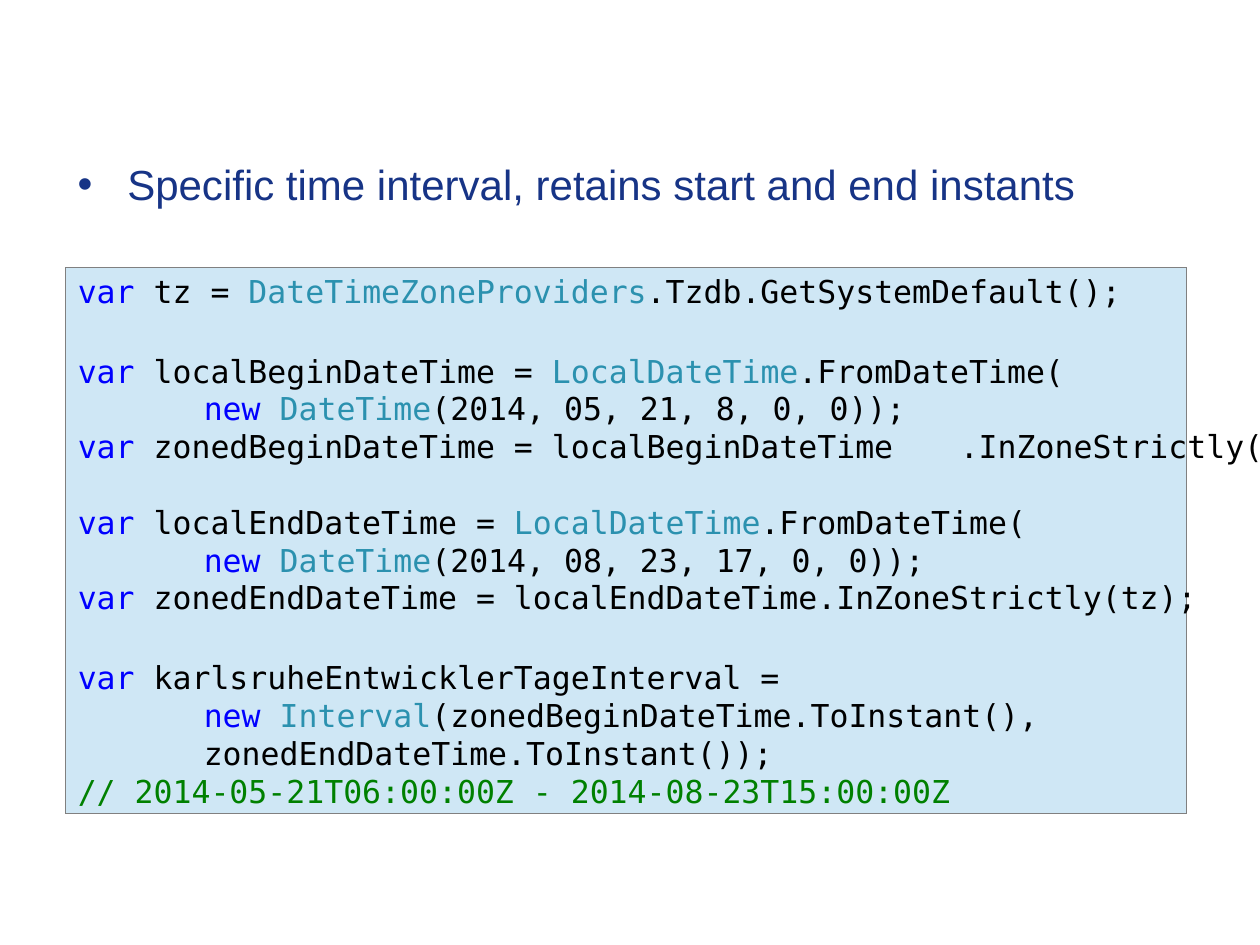
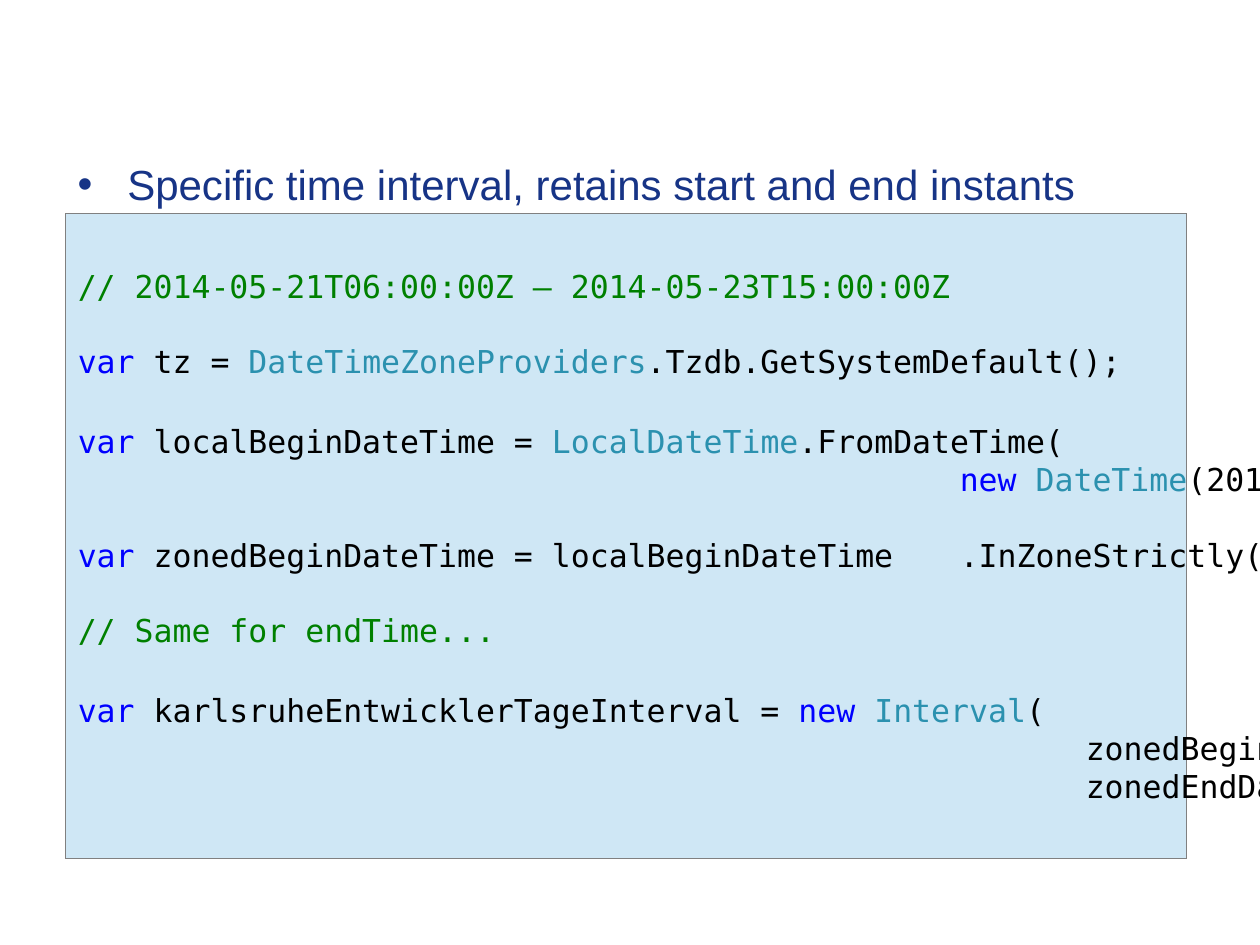
Before and after one commit to Timothep/MarathonWOShoes, a slide deck: slide 13 of BarefootMarathon.odp (slide 12 before the commit). Drawn at 1260x945 pixels with LibreOffice and Linux fonts; fonts in the diff are those of the drawing; background and template pictures are left out. Boxes give left, top, right and bottom in pixels: in the first picture for what was removed or moved away, otherwise in the second. Text is boxed around its words. In the diff, an @@ line names an element or a change of style, - is before the commit and + after.

```diff
--- a/BarefootMarathon.odp
+++ b/BarefootMarathon.odp
@@ rectangle "// 2014-05-21T06:00:00Z – 2014-05-23T15:00:00Z": place and size @@
-rectangle "// 2014-05-21T06:00:00Z – 2014-05-23T15:00:00Z" at bbox=[66, 268, 1187, 814]
+rectangle "// 2014-05-21T06:00:00Z – 2014-05-23T15:00:00Z" at bbox=[66, 213, 1187, 858]
@@ text in rectangle at bbox=[135, 274, 950, 299]: paragraph added @@
+// 2014-05-21T06:00:00Z – 2014-05-23T15:00:00Z
@@ text in rectangle at bbox=[78, 618, 1045, 729]: text changed @@
-var localEndDateTime = LocalDateTime.FromDateTime(
-new DateTime(2014, 08, 23, 17, 0, 0));
-var zonedEndDateTime = localEndDateTime.InZoneStrictly(tz);
-var karlsruheEntwicklerTageInterval =
-new Interval(zonedBeginDateTime.ToInstant(),
+// Same for endTime...
+var karlsruheEntwicklerTageInterval = new Interval(
+zonedBeginDateTime.ToInstant(),
@@ text in rectangle at bbox=[135, 779, 950, 804]: paragraph removed @@
-// 2014-05-21T06:00:00Z - 2014-08-23T15:00:00Z
```
Also in this commit, not shown: 12 other slides changed, 1 slide removed, 2 other files.
